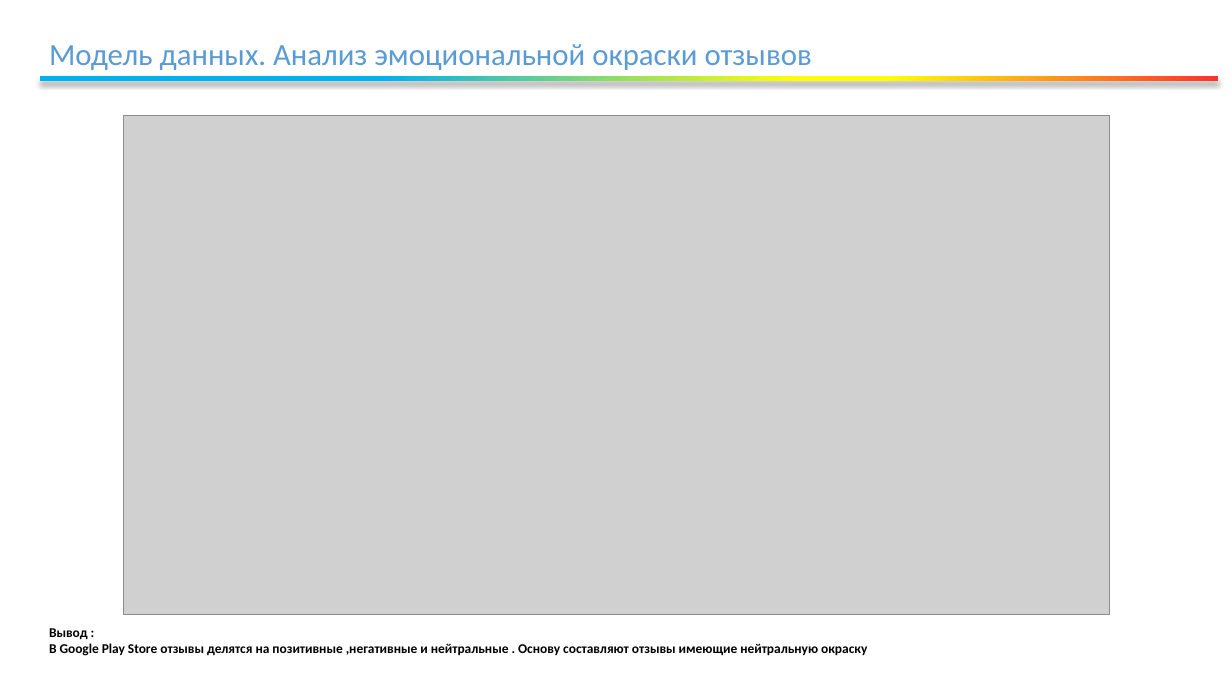
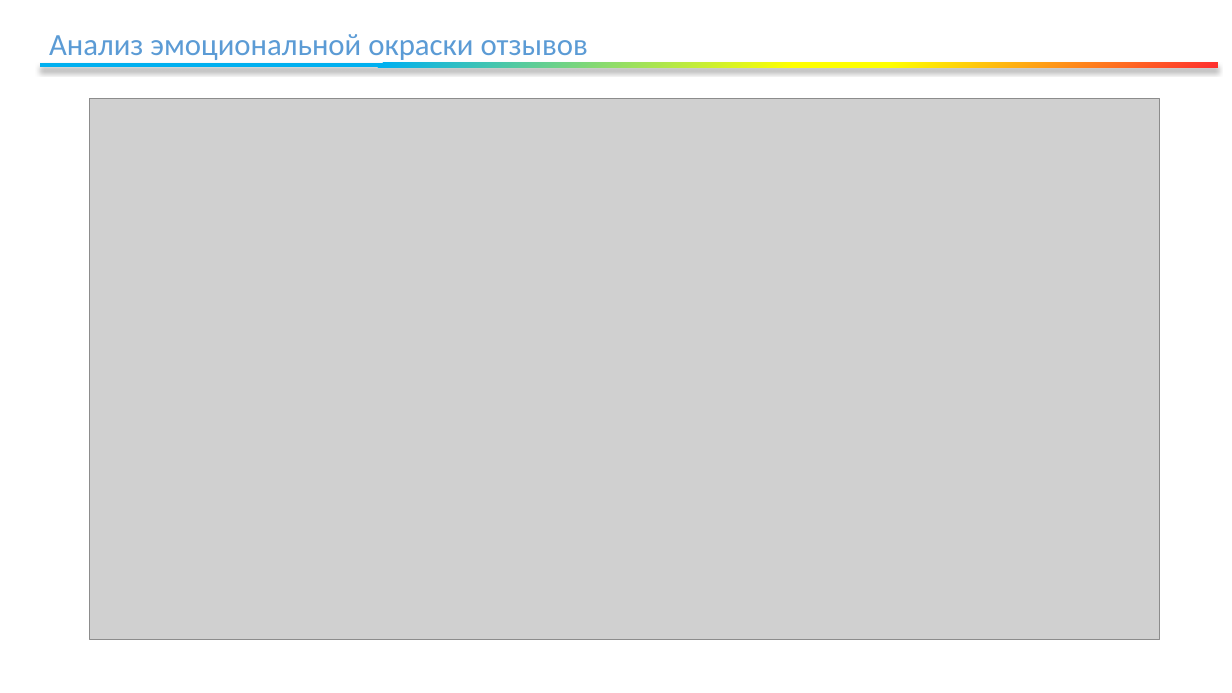
Before and after one commit to KatenokDav/data-analyst-python-course, a slide deck: slide 11 of final school project DA/Final school project DA(presentation).pptx (slide 8 before the commit). Drawn at 1232x693 pixels with LibreOffice and Linux fonts; fonts in the diff are those of the drawing; grey boxes stand for pictures; background and template pictures are left out. Boxes give left, top, right and bottom in pixels: in the first picture for what was removed or moved away, otherwise in the second. Text is boxed around its words. In the diff, an @@ line names an element or a change of style, - is before the commit and + after.

```diff
--- a/final school project DA/Final school project DA(presentation).pptx
+++ b/final school project DA/Final school project DA(presentation).pptx
@@ text at [49,34,588,63]: text changed @@
-Модель данных. Анализ эмоциональной окраски отзывов
+Анализ эмоциональной окраски отзывов
@@ rectangle: place and size @@
-rectangle at [40,77,1217,81]
+rectangle at [40,63,1217,67]
@@ picture: place and size @@
-picture at [124,116,1110,615]
+picture at [90,98,1159,640]
@@ text removed at [49,628,867,656] @@
-Вывод :
-В Google Play Store отзывы делятся на позитивные ,негативные и нейтральные . Основу составляют отзывы имеющие нейтральную окраску
```
Also in this commit, not shown: 5 other slides changed, 4 slides added, 1 slide removed.
